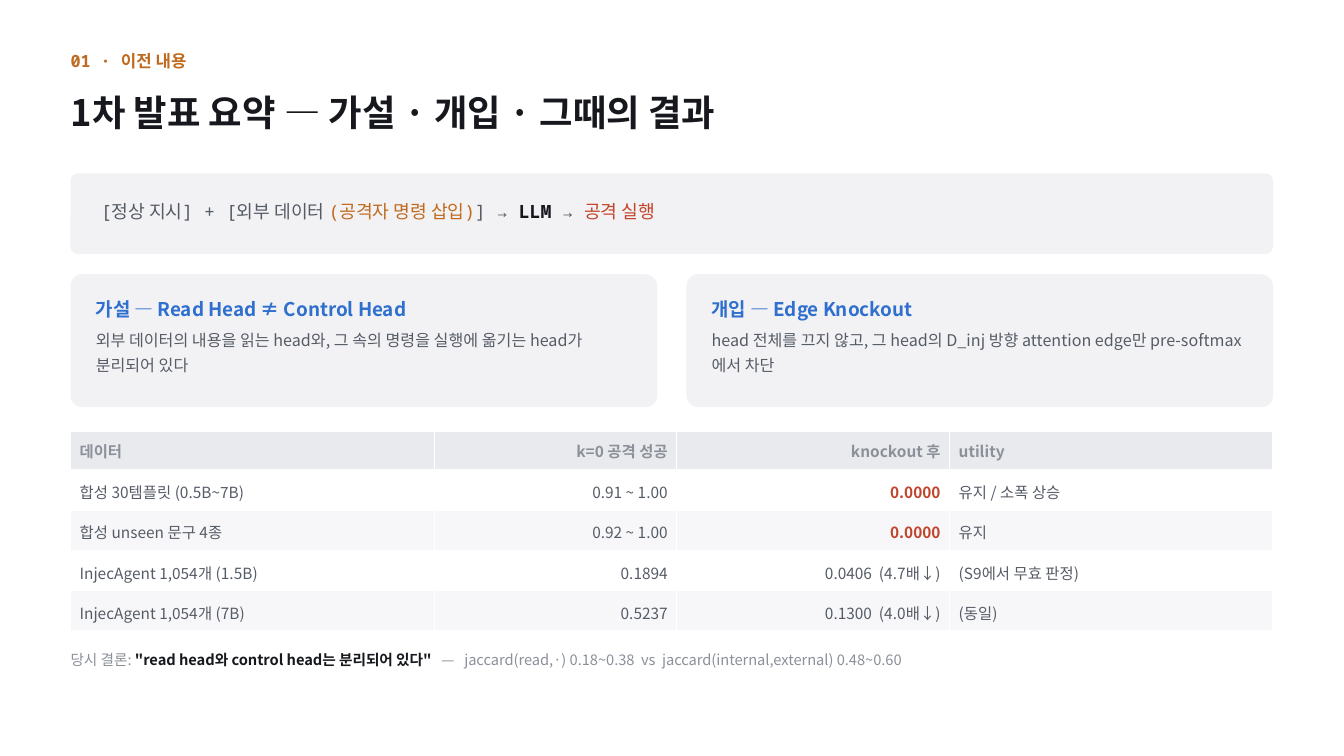
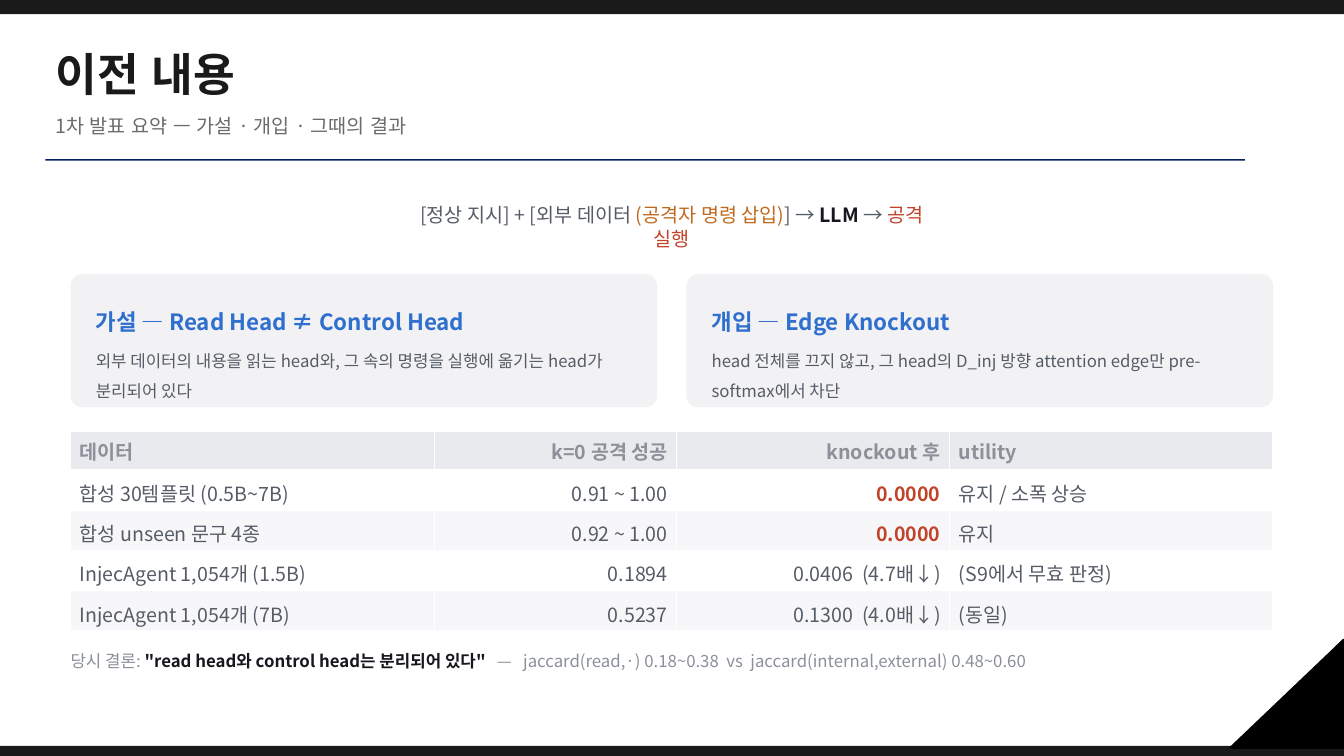
Before and after one commit to jongbin03/head_poc, a slide deck: slide 5 of docs/presentation/IPI_Head_Separation_PoC_2nd [26-08-19].pptx (slide 6 before the commit). Drawn at 1344x756 pixels with LibreOffice and Linux fonts; fonts in the diff are those of the drawing; background and template pictures are left out. Boxes give left, top, right and bottom in pixels: in the first picture for what was removed or moved away, otherwise in the second. Text is boxed around its words. In the diff, an @@ line names an element or a change of style, - is before the commit and + after.

```diff
--- a/docs/presentation/IPI_Head_Separation_PoC_2nd [26-08-19].pptx
+++ b/docs/presentation/IPI_Head_Separation_PoC_2nd [26-08-19].pptx
@@ rectangle added at [0, 0, 1344, 14], fill #1A1A1A @@
@@ title "이전 내용" at [55, 53, 235, 95]: vertical alignment top to middle @@
@@ title at [55, 53, 235, 95]: text changed; size 12 to 32.4 pt; font Noto Sans Mono to Noto Sans CJK KR; text colour #C06A1F to #1A1A1A @@
-01 · 이전 내용
+이전 내용
@@ text "1차 발표 요약 — 가설 ...": place and size @@
-text "1차 발표 요약 — 가설 ..." at [71, 95, 715, 130]
+text "1차 발표 요약 — 가설 ..." at [55, 117, 406, 135]
@@ text "1차 발표 요약 — 가설 ..." at [55, 117, 406, 135]: size 26 to 14 pt, text colour #16181D to #6B6B6B, bold off; line spacing 1.1 to 1; more space between paragraphs @@
@@ rectangle added at [45, 159, 1245, 160], fill #002060 @@
@@ rounded rectangle removed at [71, 173, 1273, 254] @@
@@ text "[정상 지시] + [외부 데이터 ...": place and size @@
-text "[정상 지시] + [외부 데이터 ..." at [101, 203, 655, 221]
+text "[정상 지시] + [외부 데이터 ..." at [420, 205, 924, 248]
@@ text "[정상 지시] + [외부 데이터 ..." at [420, 205, 924, 248]: size 13 to 14 pt, font Noto Sans Mono to Noto Sans CJK KR; alignment left to centre; line spacing 1.25 to 1; vertical alignment top to middle @@
@@ text "가설 — Read Head ≠ ..." at [96, 311, 603, 399]: size 13.5 to 16 pt in "가설 — Read Head ≠ Control Head"; size 11.5 to 12 pt in "외부 데이터의 내용을 읽는 head와, 그 속의 ..."; line spacing 1.15 to 1.5; line spacing 1.25 to 1.5 @@
@@ text "개입 — Edge Knockout" at [712, 311, 1201, 399]: size 13.5 to 16 pt in "개입 — Edge Knockout"; size 11.5 to 12 pt in "head 전체를 끄지 않고, 그 head의 D_inj ..."; line spacing 1.15 to 1.5; line spacing 1.25 to 1.5 @@
@@ table at [71, 432, 1274, 631] @@
@@ size 11 to 14 pt @@
@@ text "당시 결론: "read head와 control ..." at [71, 653, 1026, 671]: size 10.5 to 12 pt @@
@@ right triangle added at [1232, 640, 1344, 748], fill #000000, outline #000000 2 pt @@
@@ right triangle added at [1240, 641, 1344, 745], fill #000000, outline #000000 2 pt @@
@@ rectangle added at [0, 746, 1344, 756], fill #1A1A1A @@
```
Also in this commit, not shown: 1 other slide changed, 1 slide removed.
